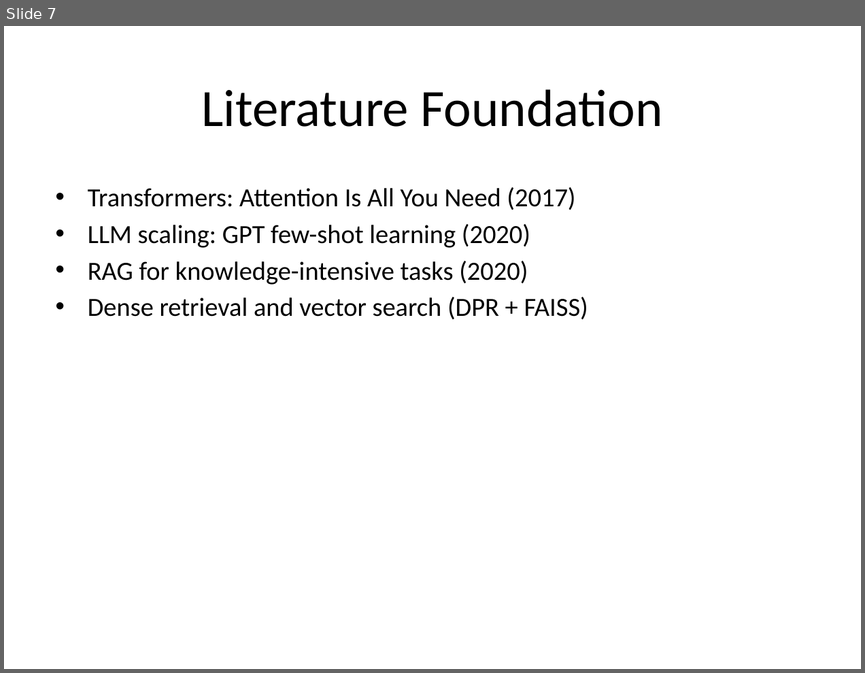
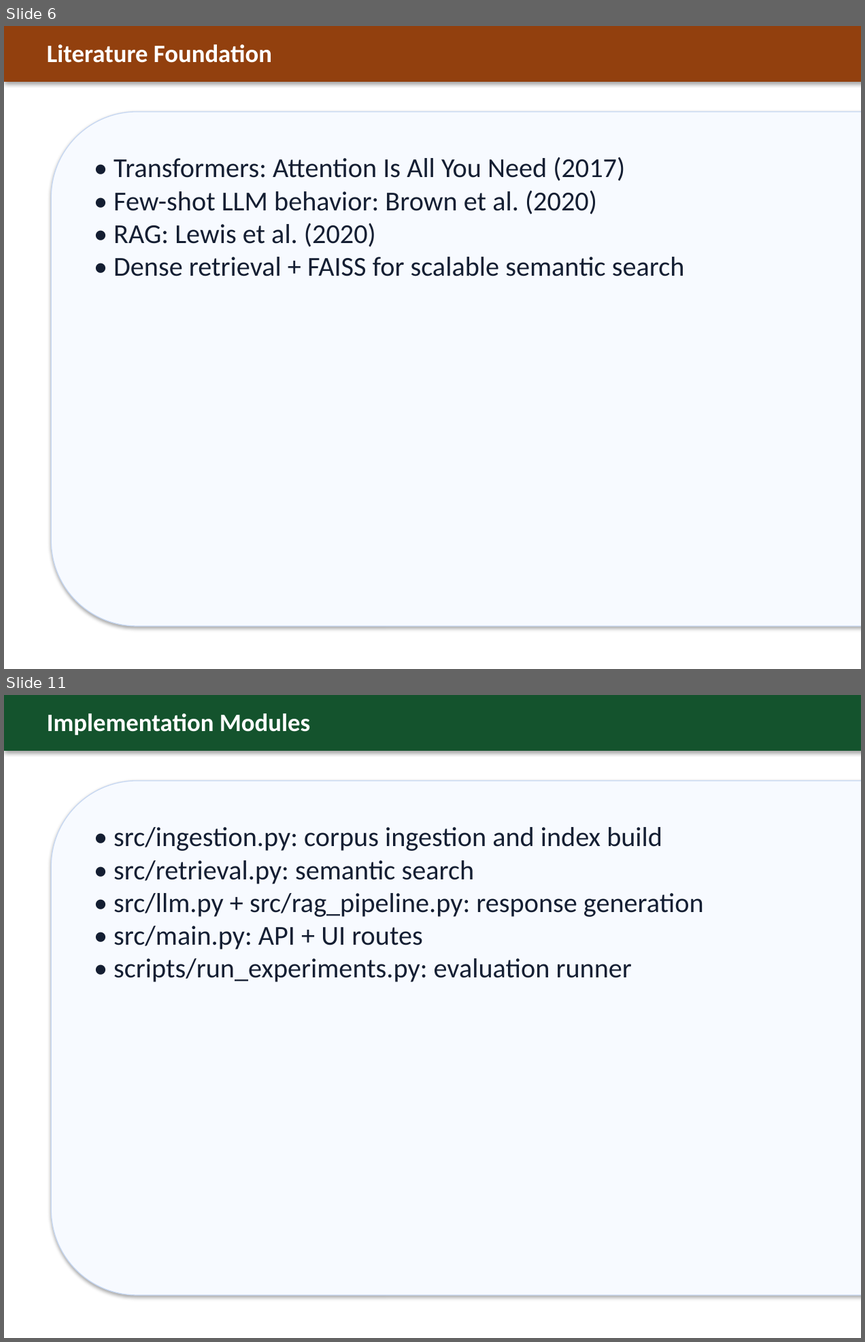
Before and after one commit to sundar0004/-Cloud-Based-RAG, a slide deck: docs/MSc_RAG_Project_Vels_University.pptx. Shown one above the other, each under a label of ours: slide 7 before the commit, slides 6 and 11 after it; the slides between them are not shown. The pictures are 865x673 and 865x1342 pixels, drawn with LibreOffice and Linux fonts; fonts in the diff are those of the drawing. Boxes give left, top, right and bottom in pixels: in the first picture for what was removed or moved away, otherwise in the second. Text is boxed around its words. In the diff, an @@ line names an element or a change of style, - is before the commit and + after.

```diff
--- a/docs/MSc_RAG_Project_Vels_University.pptx
+++ b/docs/MSc_RAG_Project_Vels_University.pptx
@@ slide 11 added at [4,695,861,1338], background #FFFFFF @@
@@ rectangle added at [4,695,861,751], fill #14532D @@
@@ text added at [47,713,310,735], 21 pt, text #FFFFFF, bold @@
+Implementation Modules
@@ rounded rectangle added at [51,781,861,1295], fill #F7FAFF, outline #C6D7F2 0.75 pt @@
@@ text added at [113,827,704,982], 23 pt, text #141E32 @@
+• src/ingestion.py: corpus ingestion and index build
+• src/retrieval.py: semantic search
+• src/llm.py + src/rag_pipeline.py: response generation
+• src/main.py: API + UI routes
+• scripts/run_experiments.py: evaluation runner
@@ what was slide 7 is now slide 6 @@
@@ slide 6 changed as well @@
@@ rectangle added at [4,26,861,82], fill #92400E @@
@@ text "Literature Foundation": place and size @@
-text "Literature Foundation" at [201,89,663,127]
+text "Literature Foundation" at [47,44,272,63]
@@ text "Literature Foundation" at [47,44,272,63]: size 44 to 21 pt, text colour #000000 to #FFFFFF, bold on; alignment centre to left; vertical alignment middle to top @@
@@ rounded rectangle added at [51,112,861,626], fill #F7FAFF, outline #C6D7F2 0.75 pt @@
@@ text at [113,157,685,276]: text changed; size 22 to 23 pt; text colour #000000 to #141E32 @@
-• Transformers: Attention Is All You Need (2017)
-• LLM scaling: GPT few-shot learning (2020)
-• RAG for knowledge-intensive tasks (2020)
-• Dense retrieval and vector search (DPR + FAISS)
+• Transformers: Attention Is All You Need (2017)
+• Few-shot LLM behavior: Brown et al. (2020)
+• RAG: Lewis et al. (2020)
+• Dense retrieval + FAISS for scalable semantic search
```
Also in this commit, not shown: 5 other slides changed, 13 other slides added, 13 slides removed, 1 other file.
